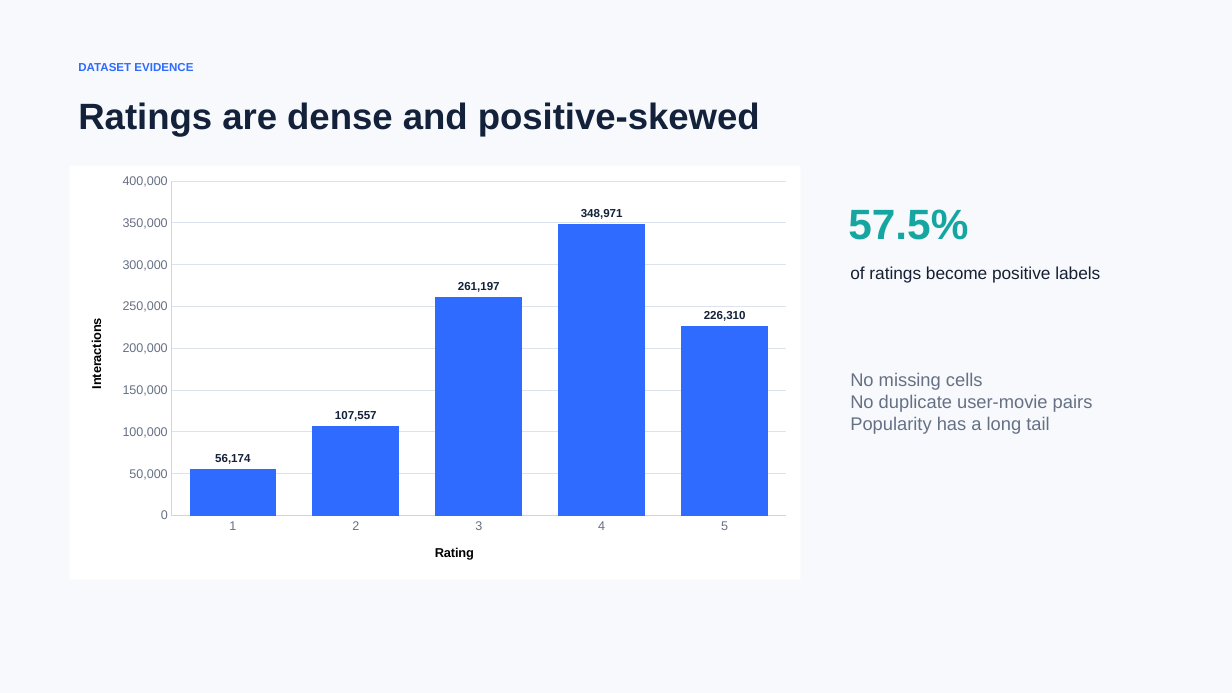
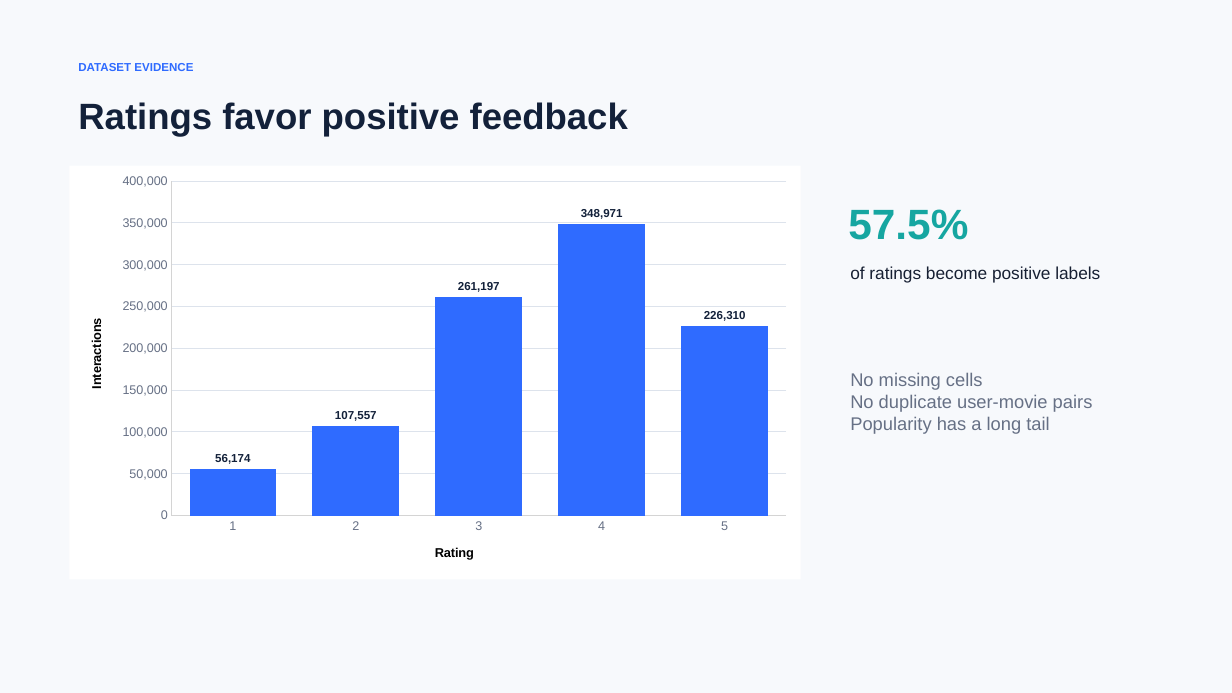
Before and after one commit to showmaker1014/movielens-movie-recommender, a slide deck: slide 3 of presentation/MovieLens_Recommender_5min.pptx. Drawn at 1232x693 pixels with LibreOffice and Linux fonts; fonts in the diff are those of the drawing. Boxes give left, top, right and bottom in pixels: in the first picture for what was removed or moved away, otherwise in the second. Text is boxed around its words. In the diff, an @@ line names an element or a change of style, - is before the commit and + after.

```diff
--- a/presentation/MovieLens_Recommender_5min.pptx
+++ b/presentation/MovieLens_Recommender_5min.pptx
@@ text at [78, 102, 628, 137]: text changed @@
-Ratings are dense and positive-skewed
+Ratings favor positive feedback
```
Also in this commit, not shown: 4 other slides changed, 19 other files.
